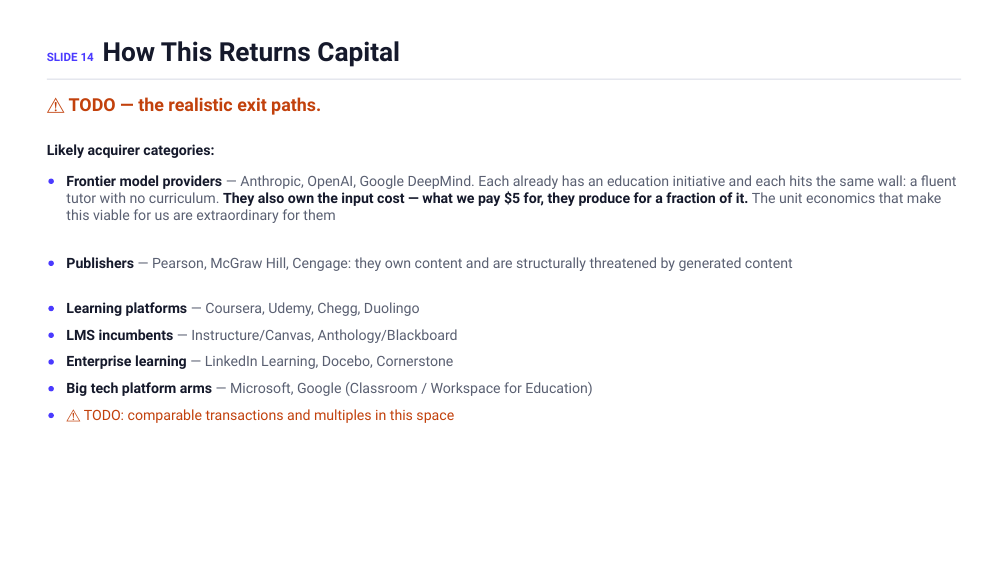
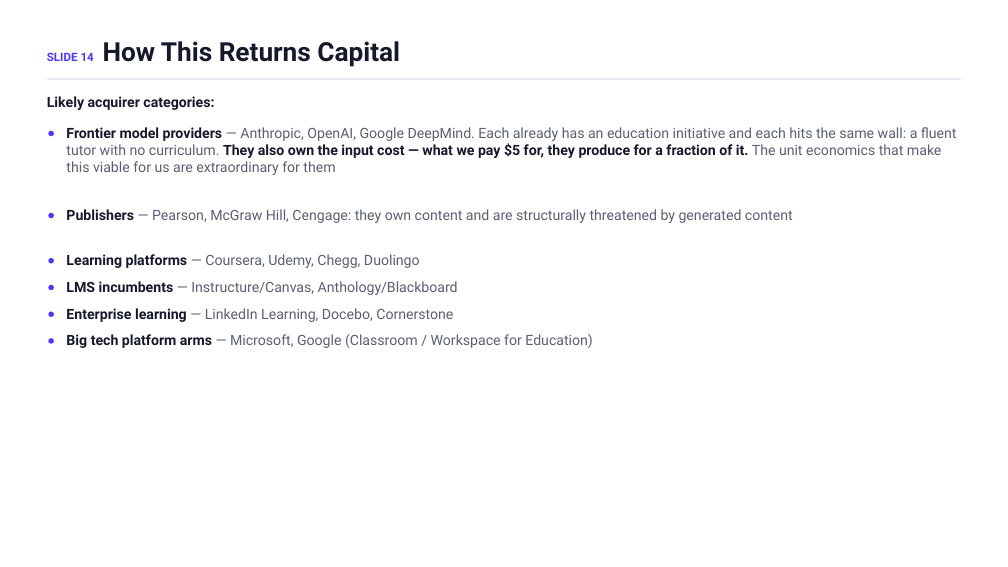
Before and after one commit to ChuckIrvine/qlaudia, a slide deck: slide 14 of pitch_deck/qlaudia_pitch_deck.pptx. Drawn at 1008x567 pixels with LibreOffice and Linux fonts; fonts in the diff are those of the drawing. Boxes give left, top, right and bottom in pixels: in the first picture for what was removed or moved away, otherwise in the second. Text is boxed around its words. In the diff, an @@ line names an element or a change of style, - is before the commit and + after.

```diff
--- a/pitch_deck/qlaudia_pitch_deck.pptx
+++ b/pitch_deck/qlaudia_pitch_deck.pptx
@@ text "Likely acquirer categories:": place and size @@
-text "Likely acquirer categories:" at (47,144,214,158)
+text "Likely acquirer categories:" at (47,96,214,110)
@@ text removed at (69,97,321,115) @@
-⚠️ TODO — the realistic exit paths.
@@ ellipse: place and size @@
-ellipse at (48,386,54,392)
+ellipse at (48,131,54,136)
@@ ellipse: place and size @@
-ellipse at (48,178,54,184)
+ellipse at (48,212,54,218)
@@ text "Learning platforms — Coursera, Udemy, ...": place and size @@
-text "Learning platforms — Coursera, Udemy, ..." at (66,302,420,316)
+text "Learning platforms — Coursera, Udemy, ..." at (66,254,420,268)
@@ ellipse: place and size @@
-ellipse at (48,359,54,364)
+ellipse at (48,285,54,290)
@@ ellipse: place and size @@
-ellipse at (48,306,54,311)
+ellipse at (48,312,54,317)
@@ 5 texts: place and size @@
-5 texts at (66,175,957,396)
+5 texts at (66,127,957,348)
@@ ellipse: place and size @@
-ellipse at (48,333,54,338)
+ellipse at (48,338,54,343)
@@ ellipse removed at (48,413,54,418) @@
@@ text removed at (84,409,454,423) @@
-⚠️ TODO: comparable transactions and multiples in this space
```
Also in this commit, not shown: 1 other slide changed, 1 other file.
